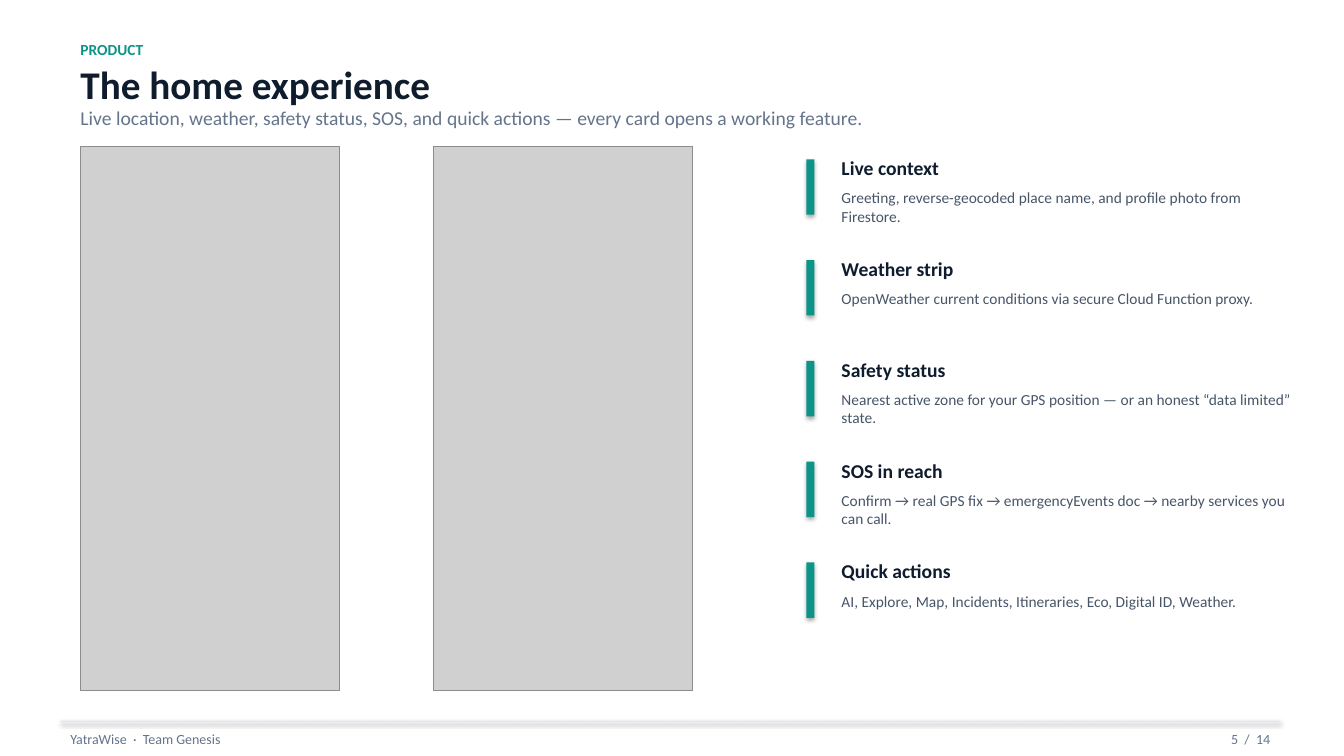
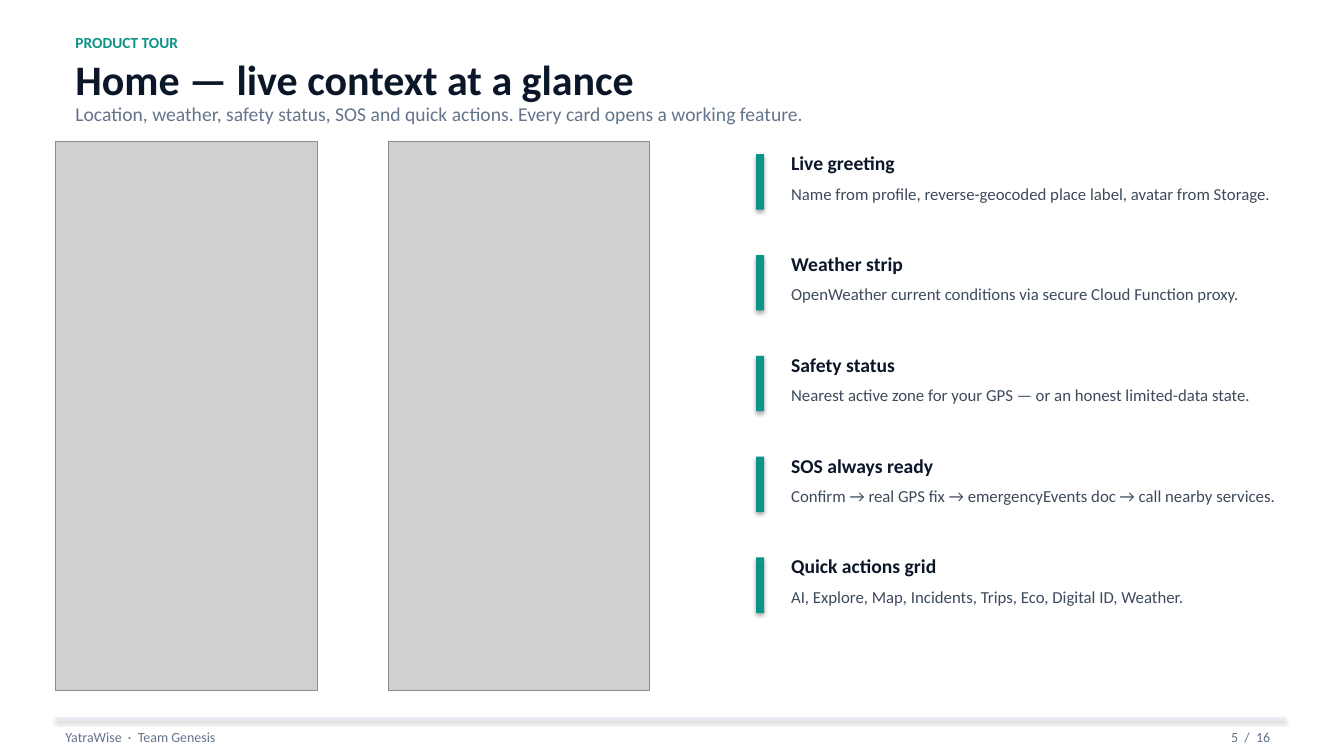
Before and after one commit to piyushkumarexe/travelling, a slide deck: slide 5 of docs/ppt/YatraWise_Team_Genesis.pptx. Drawn at 1344x756 pixels with LibreOffice and Linux fonts; fonts in the diff are those of the drawing; grey boxes stand for pictures. Boxes give left, top, right and bottom in pixels: in the first picture for what was removed or moved away, otherwise in the second. Text is boxed around its words. In the diff, an @@ line names an element or a change of style, - is before the commit and + after.

```diff
--- a/docs/ppt/YatraWise_Team_Genesis.pptx
+++ b/docs/ppt/YatraWise_Team_Genesis.pptx
@@ text at [75, 38, 178, 48]: text changed @@
-PRODUCT
+PRODUCT TOUR
@@ text at [75, 65, 634, 102]: text changed; size 28 to 30 pt; text colour #0F1C2E to #0B1628 @@
-The home experience
+Home — live context at a glance
@@ text at [75, 107, 803, 125]: text changed @@
-Live location, weather, safety status, SOS, and quick actions — every card opens a working feature.
+Location, weather, safety status, SOS and quick actions. Every card opens a working feature.
@@ picture: place and size @@
-picture at [81, 146, 340, 691]
+picture at [55, 141, 318, 691]
@@ picture: place and size @@
-picture at [434, 146, 693, 691]
+picture at [388, 141, 650, 691]
@@ text at [791, 156, 895, 174]: text changed; text colour #0F1C2E to #0B1628 @@
-Live context
+Live greeting
@@ text at [791, 188, 1270, 203]: text changed; size 11 to 12 pt; text colour #475569 to #3D4A5C @@
-Greeting, reverse-geocoded place name, and profile photo from Firestore.
+Name from profile, reverse-geocoded place label, avatar from Storage.
@@ text "Weather strip": place and size @@
-text "Weather strip" at [841, 262, 954, 279]
+text "Weather strip" at [791, 257, 903, 274]
@@ text "Weather strip" at [791, 257, 903, 274]: text colour #0F1C2E to #0B1628 @@
@@ text "OpenWeather current conditions via secure ...": place and size @@
-text "OpenWeather current conditions via secure ..." at [841, 293, 1253, 307]
+text "OpenWeather current conditions via secure ..." at [791, 288, 1238, 303]
@@ text "OpenWeather current conditions via secure ..." at [791, 288, 1238, 303]: size 11 to 12 pt, text colour #475569 to #3D4A5C @@
@@ 5 rectangles: place and size @@
-5 rectangles at [807, 159, 815, 618]
+5 rectangles at [756, 154, 764, 613]
@@ text "Safety status" at [791, 358, 895, 375]: text colour #0F1C2E to #0B1628 @@
@@ text "Safety status": place and size @@
-text "Safety status" at [841, 363, 946, 380]
+text "Safety status" at [791, 358, 895, 375]
@@ text at [791, 389, 1250, 404]: text changed; size 11 to 12 pt; text colour #475569 to #3D4A5C @@
-Nearest active zone for your GPS position — or an honest “data limited” state.
+Nearest active zone for your GPS — or an honest limited-data state.
@@ text at [791, 459, 933, 476]: text changed; text colour #0F1C2E to #0B1628 @@
-SOS in reach
+SOS always ready
@@ text at [791, 490, 1275, 505]: text changed; size 11 to 12 pt; text colour #475569 to #3D4A5C @@
-Confirm → real GPS fix → emergencyEvents doc → nearby services you can call.
+Confirm → real GPS fix → emergencyEvents doc → call nearby services.
@@ text at [791, 559, 937, 577]: text changed; text colour #0F1C2E to #0B1628 @@
-Quick actions
+Quick actions grid
@@ text at [791, 591, 1183, 606]: text changed; size 11 to 12 pt; text colour #475569 to #3D4A5C @@
-AI, Explore, Map, Incidents, Itineraries, Eco, Digital ID, Weather.
+AI, Explore, Map, Incidents, Trips, Eco, Digital ID, Weather.
@@ rectangle: place and size @@
-rectangle at [60, 721, 1280, 722]
+rectangle at [55, 718, 1286, 720]
@@ text "YatraWise · Team Genesis": place and size @@
-text "YatraWise · Team Genesis" at [70, 734, 220, 744]
+text "YatraWise · Team Genesis" at [65, 732, 215, 742]
@@ text at [1231, 732, 1270, 742]: text changed @@
-5 / 14
+5 / 16
```
Also in this commit, not shown: 13 other slides changed, 2 slides added, 1 other file.
